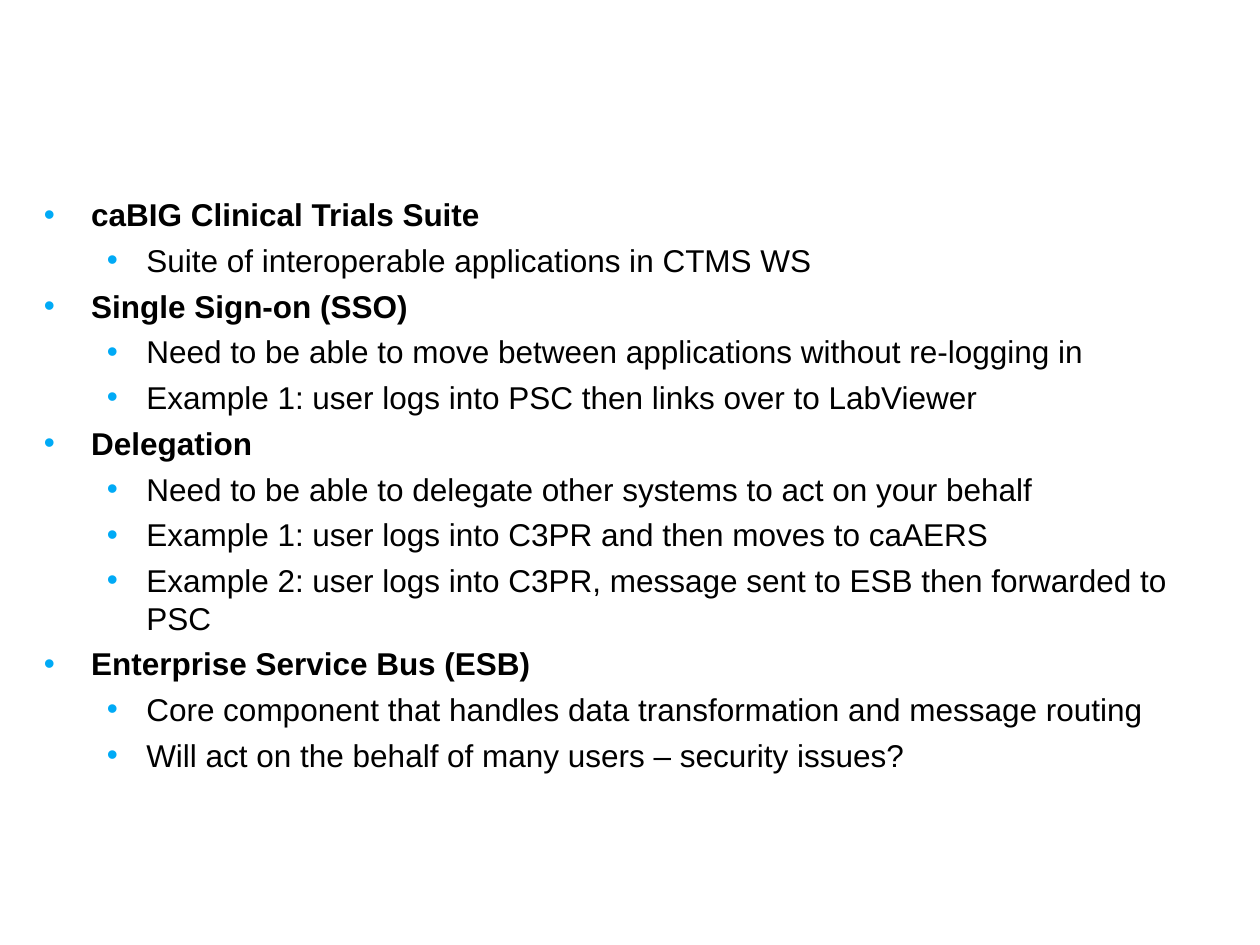
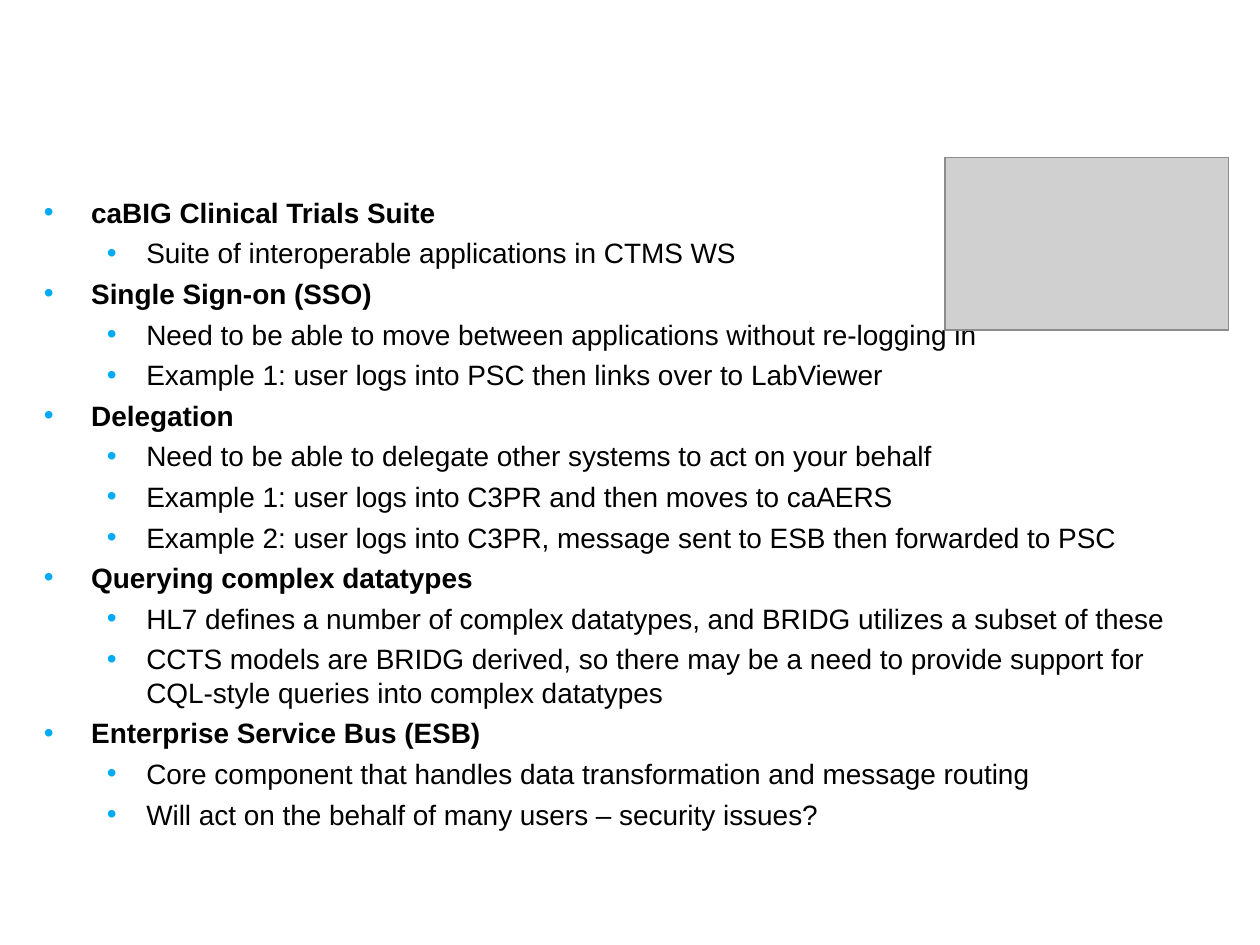
Before and after one commit to NCIP/cagrid-docs, a slide deck: slide 24 of presentations/200708_VCDE_ARCH/20070806_Day1_Future_Planning.ppt. Drawn at 1260x945 pixels with LibreOffice and Linux fonts; fonts in the diff are those of the drawing; grey boxes stand for pictures; background and template pictures are left out. Boxes give left, top, right and bottom in pixels: in the first picture for what was removed or moved away, otherwise in the second. Text is boxed around its words. In the diff, an @@ line names an element or a change of style, - is before the commit and + after.

```diff
--- a/presentations/200708_VCDE_ARCH/20070806_Day1_Future_Planning.ppt
+++ b/presentations/200708_VCDE_ARCH/20070806_Day1_Future_Planning.ppt
@@ picture added at (x1=945, y1=158, x2=1228, y2=330) @@
@@ text at (x1=91, y1=202, x2=1115, y2=830): size 18 to 16 pt in "caBIG Clinical Trials Suite", "Suite of interoperable applications in CTMS WS", "Single Sign-on (SSO)", "Need to be able to move between ..." and 8 more places @@
@@ text at (x1=91, y1=567, x2=1163, y2=708): paragraphs added @@
+• Querying complex datatypes
+  • HL7 defines a number of complex datatypes, and BRIDG utilizes a subset of these
+  • CCTS models are BRIDG derived, so there may be a need to provide support for CQL-style queries into complex datatypes
```
Also in this commit, not shown: 1 other slide changed.
